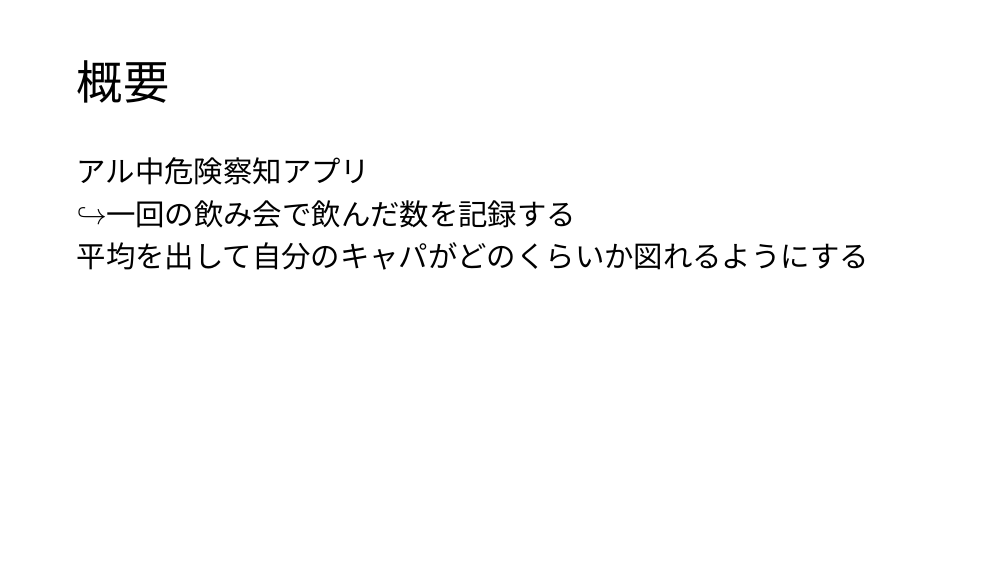
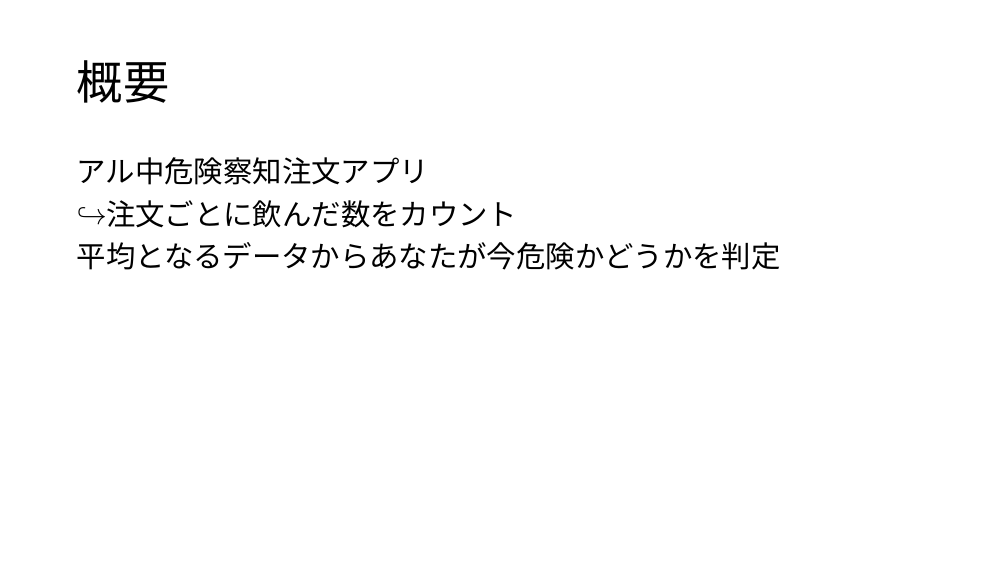
Before and after one commit to maruaki101/mobile_flutter_dayon, a slide deck: slide 2 of 仕様書.pptx. Drawn at 1008x567 pixels with LibreOffice and Linux fonts; fonts in the diff are those of the drawing. Boxes give left, top, right and bottom in pixels: in the first picture for what was removed or moved away, otherwise in the second. Text is boxed around its words. In the diff, an @@ line names an element or a change of style, - is before the commit and + after.

Commit message:
現状の方針を記入

```diff
--- a/仕様書.pptx
+++ b/仕様書.pptx
@@ text at [77, 157, 781, 270]: text changed @@
-アル中危険察知アプリ
-↪一回の飲み会で飲んだ数を記録する
-平均を出して自分のキャパがどのくらいか図れるようにする
+アル中危険察知注文アプリ
+↪注文ごとに飲んだ数をカウント
+平均となるデータからあなたが今危険かどうかを判定
```
Also in this commit, not shown: 2 other slides changed, 1 slide added, 1 other file.
